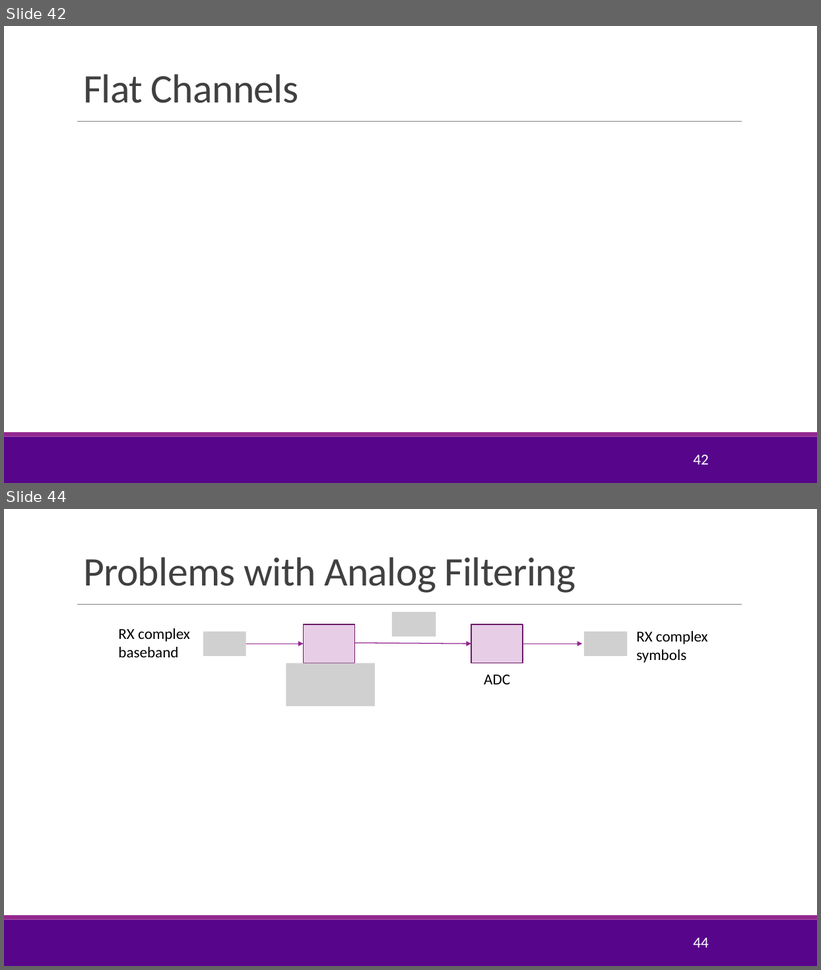
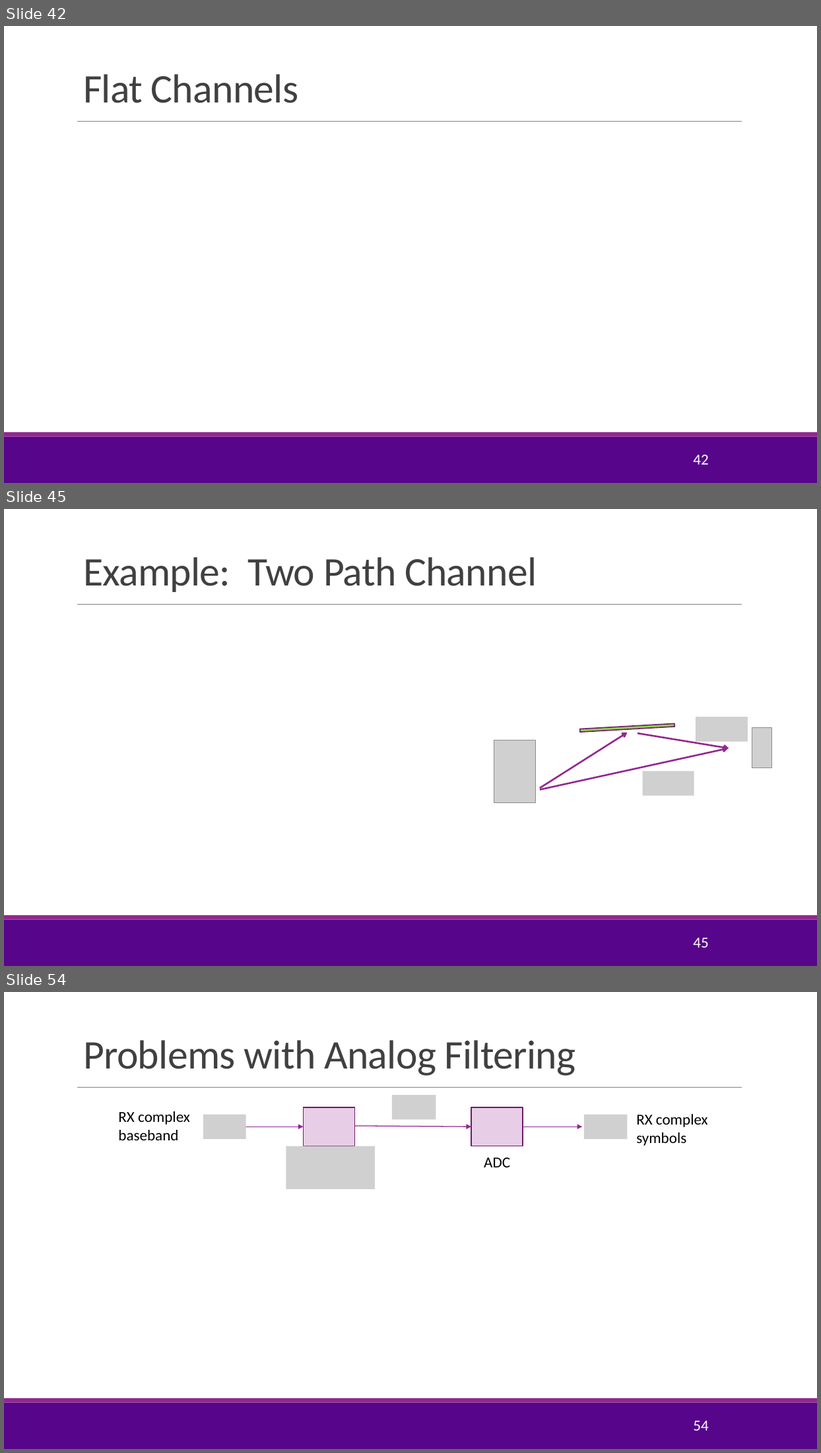
Before and after one commit to sdrangan/digitalcomm, a slide deck: Lectures/Unit03_RxFilter.pptx. Shown one above the other, each under a label of ours: slides 42 and 44 before the commit, slides 42, 45 and 54 after it; the slides between them are not shown. The pictures are 821x970 and 821x1453 pixels, drawn with LibreOffice and Linux fonts; fonts in the diff are those of the drawing; grey boxes stand for pictures; background and template pictures are left out. Boxes give left, top, right and bottom in pixels: in the first picture for what was removed or moved away, otherwise in the second. Text is boxed around its words. In the diff, an @@ line names an element or a change of style, - is before the commit and + after.

```diff
--- a/Lectures/Unit03_RxFilter.pptx
+++ b/Lectures/Unit03_RxFilter.pptx
@@ slide 45 added at (4,509,817,966), background #FFFFFF; not listed: 3 template elements that a slide beside it also shows @@
@@ title added at (83,557,537,592), 48 pt, text #404040 @@
+Example: Two Path Channel
@@ rectangle added at (580,724,675,733), fill #92D050, outline #6C1D6A 1.25 pt @@
@@ picture added at (696,717,748,741) @@
@@ picture added at (494,740,536,803) @@
@@ arrow added from (540, 788) to (628, 733), #92278F 2 pt @@
@@ arrow added from (638, 733) to (729, 749), #92278F 2 pt @@
@@ picture added at (752,728,773,769) @@
@@ arrow added from (540, 790) to (728, 749), #92278F 2 pt @@
@@ picture added at (643,771,694,795) @@
@@ page number added at (693,938,708,948), 18 pt, text #FFFFFF @@
+45
@@ what was slide 44 is now slide 54 @@
@@ page number at (693,1421,708,1431): text changed @@
-44
+54
```
Also in this commit, not shown: 6 slides changed, 14 other slides added, 3 other files.
